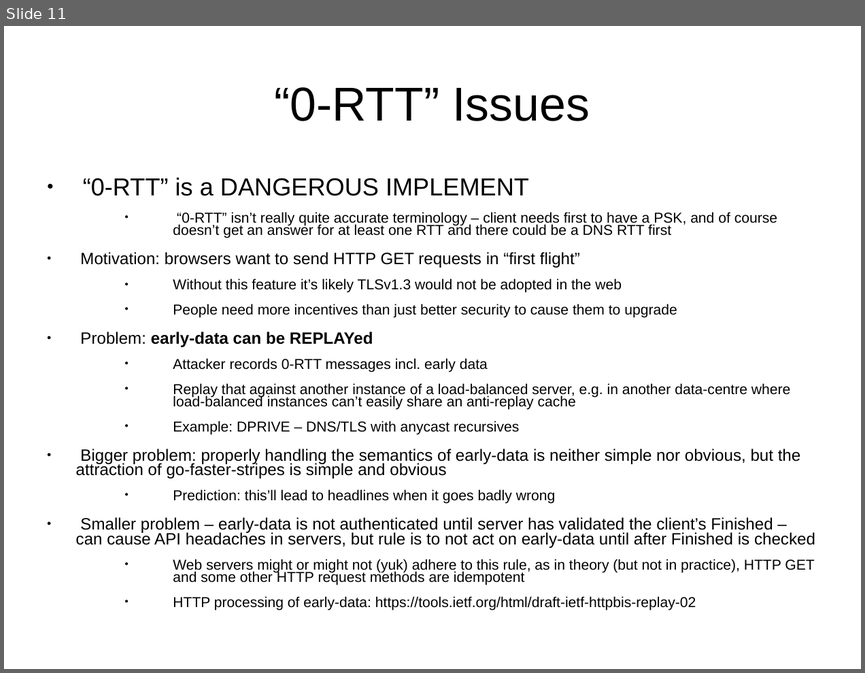
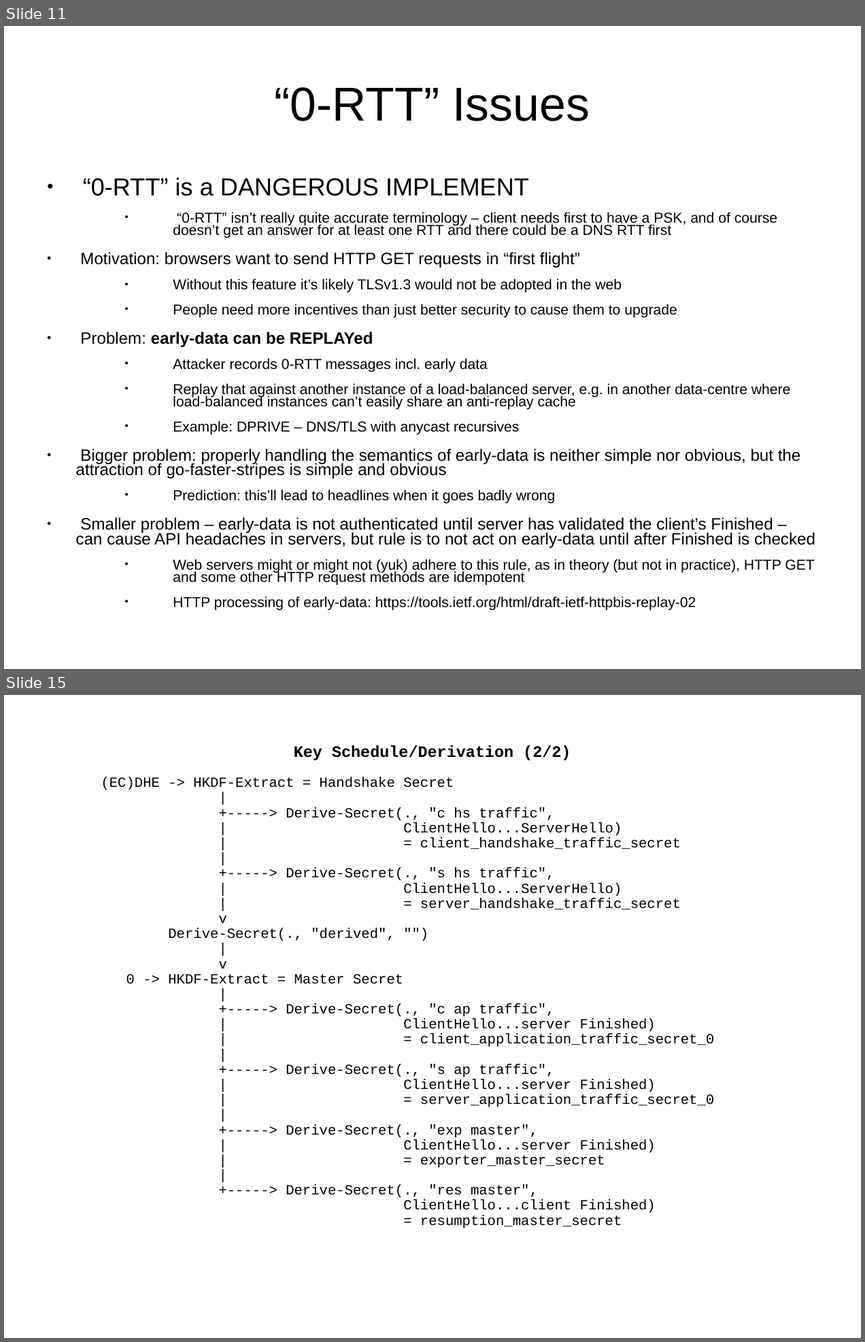
Before and after one commit to sftcd/cs7053, a slide deck: 2016lectures/07-tls13.ppt. Shown one above the other, each under a label of ours: slide 11 before the commit, slides 11 and 15 after it; the slides between them are not shown. The pictures are 865x673 and 865x1342 pixels, drawn with LibreOffice and Linux fonts; fonts in the diff are those of the drawing. Boxes give left, top, right and bottom in pixels: in the first picture for what was removed or moved away, otherwise in the second. Text is boxed around its words. In the diff, an @@ line names an element or a change of style, - is before the commit and + after.

```diff
--- a/2016lectures/07-tls13.ppt
+++ b/2016lectures/07-tls13.ppt
@@ slide 15 added at (x1=4, y1=695, x2=861, y2=1338), background #FFFFFF @@
@@ text added at (x1=101, y1=745, x2=714, y2=1228), 12.9 pt, text #000000 @@
+Key Schedule/Derivation (2/2)
+(EC)DHE -> HKDF-Extract = Handshake Secret
+|
++-----> Derive-Secret(., "c hs traffic",
+| ClientHello...ServerHello)
+| = client_handshake_traffic_secret
+|
++-----> Derive-Secret(., "s hs traffic",
+| ClientHello...ServerHello)
+| = server_handshake_traffic_secret
+v
+Derive-Secret(., "derived", "")
+|
+v
+0 -> HKDF-Extract = Master Secret
+|
++-----> Derive-Secret(., "c ap traffic",
+| ClientHello...server Finished)
+| = client_application_traffic_secret_0
+|
++-----> Derive-Secret(., "s ap traffic",
+| ClientHello...server Finished)
+| = server_application_traffic_secret_0
+|
++-----> Derive-Secret(., "exp master",
+| ClientHello...server Finished)
+| = exporter_master_secret
+|
++-----> Derive-Secret(., "res master",
+ClientHello...client Finished)
+= resumption_master_secret
```
Also in this commit, not shown: 9 other slides added, 2 other files.
